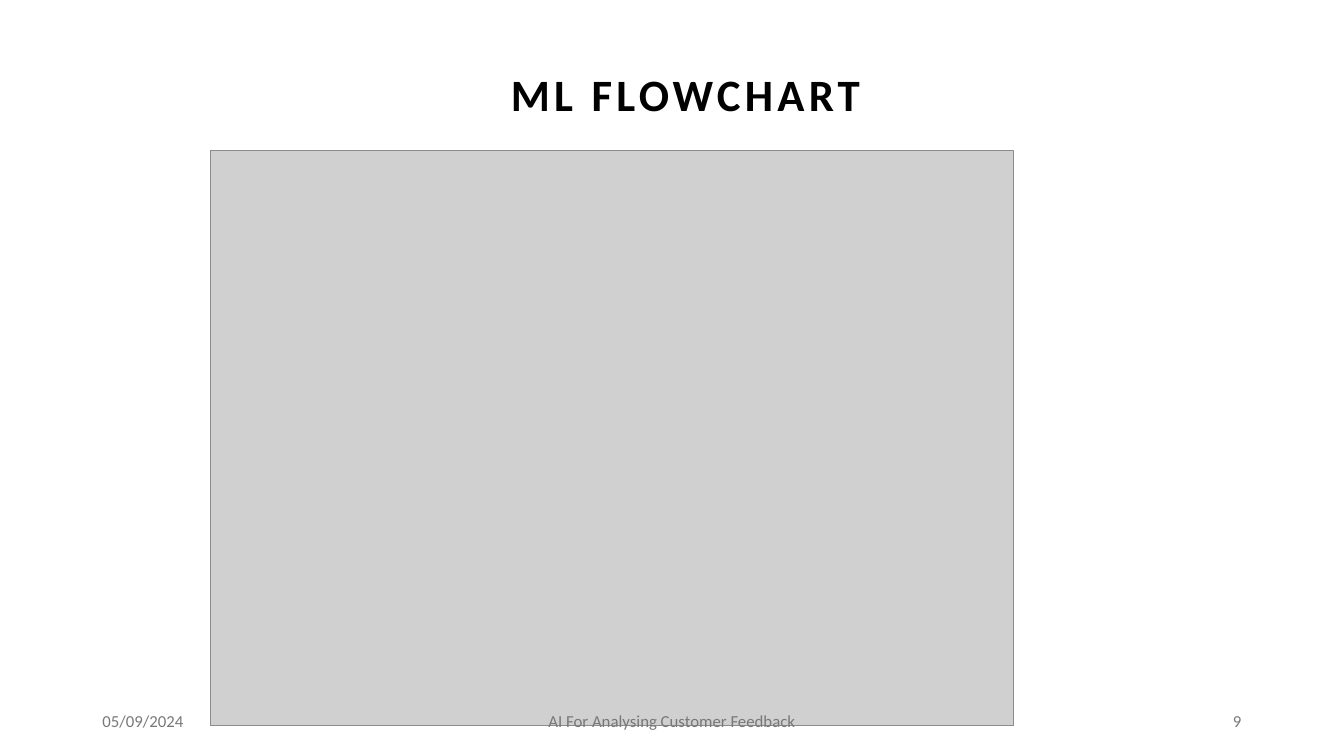
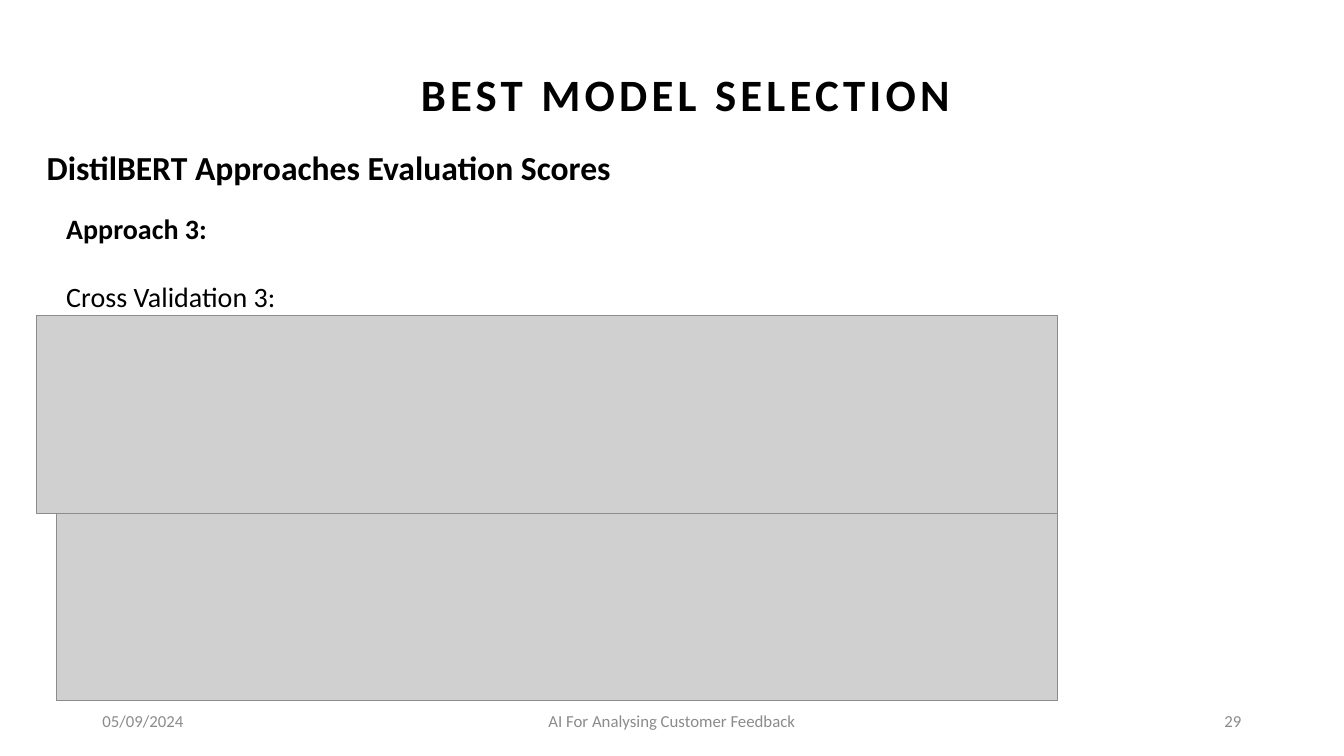
Before and after one commit to amansethuea/WexPhotoVideo, a slide deck: slide 29 of BERT/Thesis_Report/AmanSeth_MScPresentation.pptx (slide 9 before the commit). Drawn at 1344x756 pixels with LibreOffice and Linux fonts; fonts in the diff are those of the drawing; grey boxes stand for pictures. Boxes give left, top, right and bottom in pixels: in the first picture for what was removed or moved away, otherwise in the second. Text is boxed around its words. In the diff, an @@ line names an element or a change of style, - is before the commit and + after.

Commit message:
Revamped Presentation PPT as per supervisor feedback

```diff
--- a/BERT/Thesis_Report/AmanSeth_MScPresentation.pptx
+++ b/BERT/Thesis_Report/AmanSeth_MScPresentation.pptx
@@ text at [421, 81, 950, 112]: text changed @@
-ML FLOWCHART
+BEST MODEL SELECTION
@@ text added at [47, 156, 611, 186], 24 pt, text #000000, bold @@
+DistilBERT Approaches Evaluation Scores
@@ picture removed at [211, 150, 1014, 726] @@
@@ text added at [66, 219, 276, 308], 20 pt, text #000000 @@
+Approach 3:
+Cross Validation 3:
@@ picture added at [36, 316, 1058, 513] @@
@@ picture added at [56, 514, 1058, 702] @@
@@ text "05/09/2024" at [102, 715, 183, 728]: text colour #797979 to #8C8C8C @@
@@ text "AI For Analysing Customer Feedback" at [548, 715, 795, 730]: text colour #797979 to #8C8C8C @@
@@ page number at [1224, 716, 1241, 727]: text changed; text colour #797979 to #8C8C8C @@
-9
+29
```
Also in this commit, not shown: 41 other slides changed, 9 slides added, 36 slides removed.
